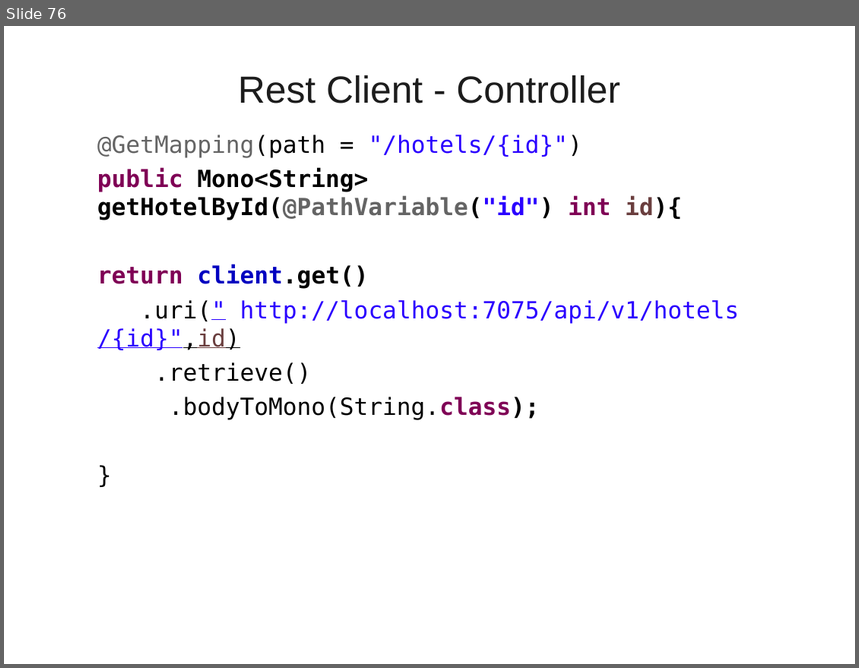
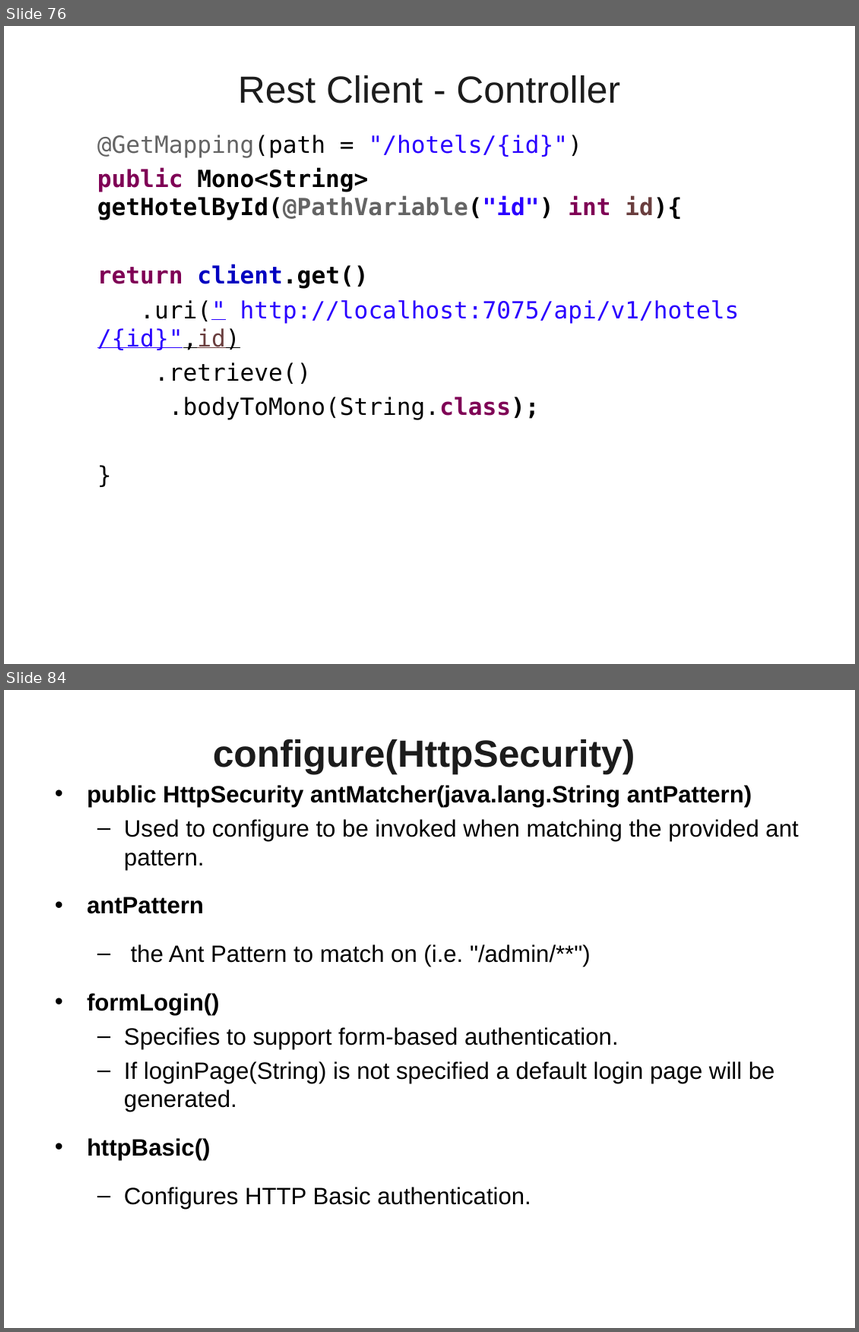
Before and after one commit to vatsanTraining/lumen_sep_2021, a slide deck: SpringBoot_Day_Two_Lumen_2021.ppt. Shown one above the other, each under a label of ours: slide 76 before the commit, slides 76 and 84 after it; the slides between them are not shown. The pictures are 859x668 and 859x1332 pixels, drawn with LibreOffice and Linux fonts; fonts in the diff are those of the drawing; background and template pictures are left out. Boxes give left, top, right and bottom in pixels: in the first picture for what was removed or moved away, otherwise in the second. Text is boxed around its words. In the diff, an @@ line names an element or a change of style, - is before the commit and + after.

```diff
--- a/SpringBoot_Day_Two_Lumen_2021.ppt
+++ b/SpringBoot_Day_Two_Lumen_2021.ppt
@@ slide 84 added at (4, 690, 855, 1328), background picture (left out) @@
@@ title added at (213, 739, 636, 774), 32 pt, text #1C1C1C, bold @@
+configure(HttpSecurity)
@@ text added at (87, 785, 798, 1209), 20 pt, text #000000 @@
+• public HttpSecurity antMatcher(java.lang.String antPattern)
+  – Used to configure to be invoked when matching the provided ant pattern.
+• antPattern
+  – the Ant Pattern to match on (i.e. "/admin/**")
+• formLogin()
+  – Specifies to support form-based authentication.
+  – If loginPage(String) is not specified a default login page will be generated.
+• httpBasic()
+  – Configures HTTP Basic authentication.
```
Also in this commit, not shown: 15 other slides added.
